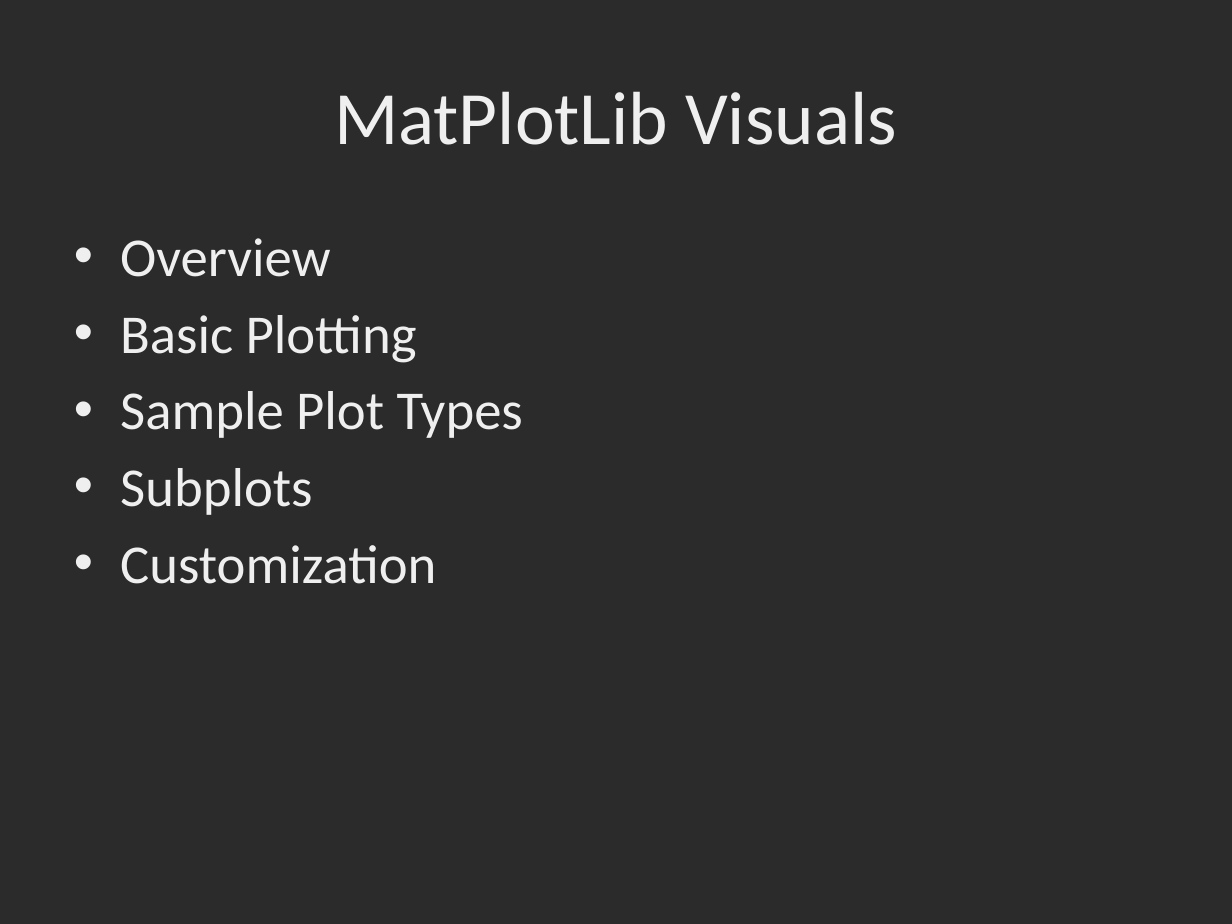
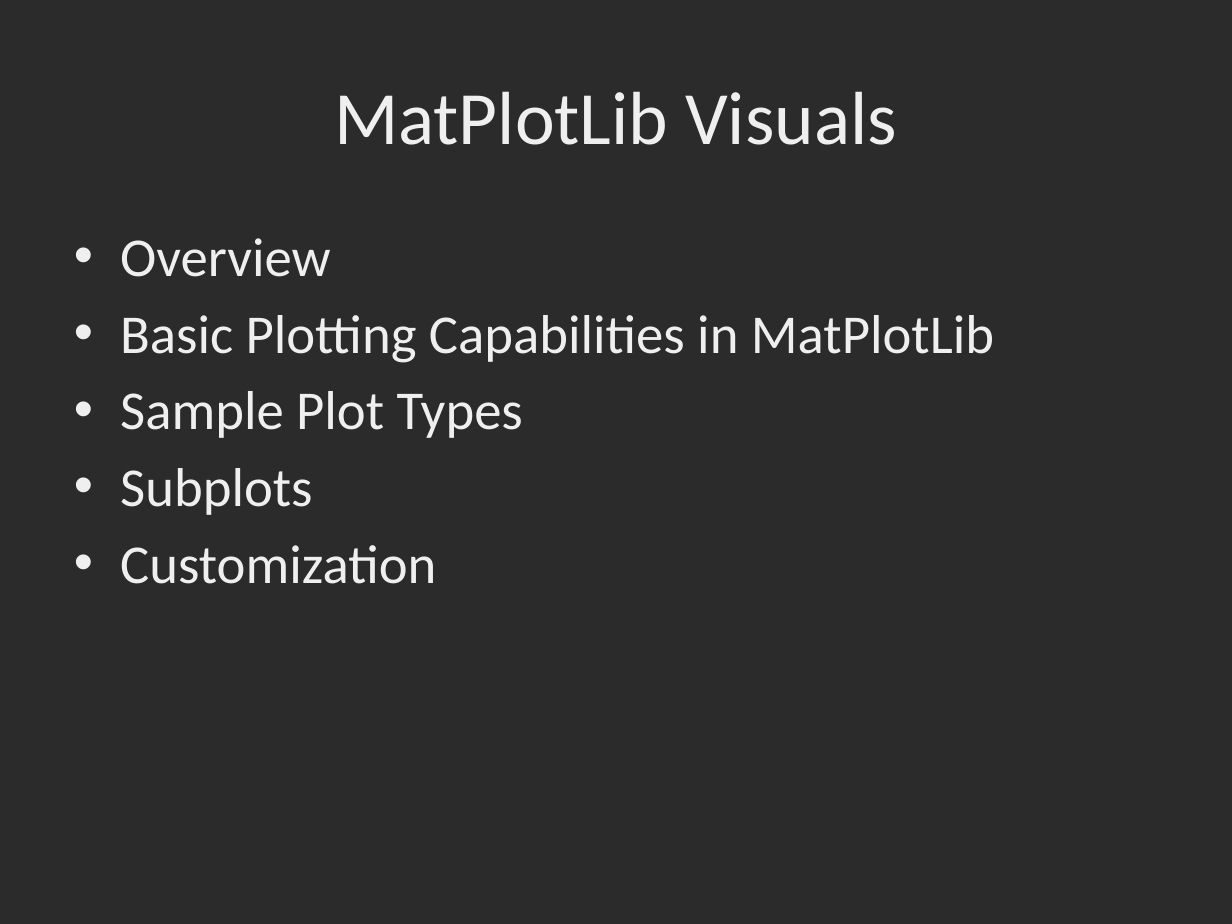
Before and after one commit to dbowmans46/PracticalProgramming, a slide deck: slide 2 of Session 7 - Python/Instructional Material/Session 7 - Python Plotting with MatPlotLib.pptx. Drawn at 1232x924 pixels with LibreOffice and Linux fonts; fonts in the diff are those of the drawing; background and template pictures are left out; a plain dark background stands for a picture behind light text. Boxes give left, top, right and bottom in pixels: in the first picture for what was removed or moved away, otherwise in the second. Text is boxed around its words. In the diff, an @@ line names an element or a change of style, - is before the commit and + after.

Commit message:
Added reasons for selecting a certain type of plot.

```diff
--- a/Session 7 - Python/Instructional Material/Session 7 - Python Plotting with MatPlotLib.pptx
+++ b/Session 7 - Python/Instructional Material/Session 7 - Python Plotting with MatPlotLib.pptx
@@ text at [120,315,994,363]: text changed @@
-• Basic Plotting
+• Basic Plotting Capabilities in MatPlotLib
```
Also in this commit, not shown: 8 other slides changed.
